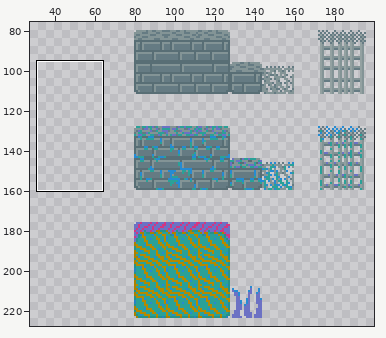
Two versions of one pixel-art file, Visitant/Assets/tileset/tilesetpv.aseprite. Above: a wide view before the commit, with the close-up outlined.
Close-up. Before the edit:
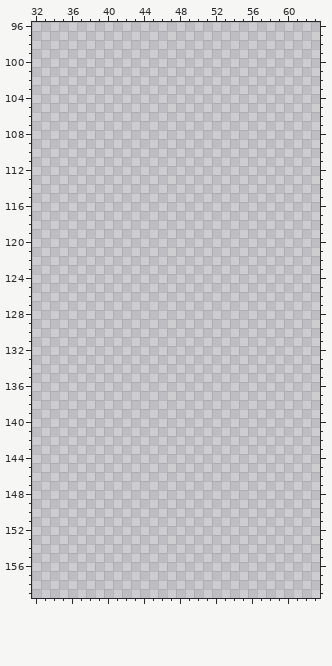
240x240 pixels, 1 frame. Shown: x 32..63, y 96..159. The wide view leaves out empty margins.
After the commit:
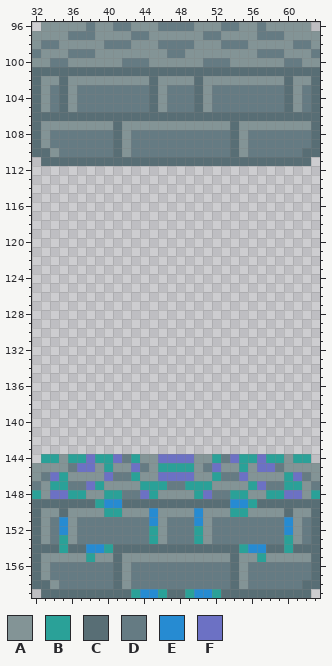
Palette (. is transparent): A #839496  B #2aa198  C #586e75  D #657b83  E #268bd2  F #6c71c4
From the commit log: tile set update
The exact change:
@@ x 32..63 @@
- 96 ................................
- 97 ................................
- 98 ................................
- 99 ................................
-100 ................................
-101 ................................
-102 ................................
-103 ................................
-104 ................................
-105 ................................
-106 ................................
-107 ................................
-108 ................................
-109 ................................
-110 ................................
-111 ................................
+ 96 .AAAAADAADDAAADDDDAAADDAADAAAAA.
+ 97 AAAADDDAAAADDAAAAAADDAAAADDDAAAA
+ 98 ADDAAAAADDDAAADDDDAAADDDAAAAADDA
+ 99 DAAADDDAAAAAAAADDAAAAAAAADDDAAAD
+100 AADDAAAAAADDDAAAAAADDDAAAAAADDAA
+101 CCCCCCCCCCCCCCCCCCCCCCCCCCCCCCCC
+102 CAACAAAAAAAAACAAAACAAAAAAAAACAAC
+103 CADCADDDDDDDDCADDDCADDDDDDDDCADC
+104 CADCADDDDDDDDCADDDCADDDDDDDDCADC
+105 CADCADDDDDDDDCADDDCADDDDDDDDCADC
+106 CCCCCCCCCCCCCCCCCCCCCCCCCCCCCCCC
+107 CAAAAAAAACAAAAAAAAAAAACAAAAAAAAC
+108 CADDDDDDDCADDDDDDDDDDDCADDDDDDDC
+109 CADDDDDDDCADDDDDDDDDDDCADDDDDDDC
+110 CCADDDDDDCADDDDDDDDDDDCADDDDDDCC
+111 .CCCCCCCCCCCCCCCCCCCCCCCCCCCCCC.
 112 ................................
@@ x 32..63 @@
 143 ................................
-144 ................................
-145 ................................
-146 ................................
-147 ................................
-148 ................................
-149 ................................
-150 ................................
-151 ................................
-152 ................................
-153 ................................
-154 ................................
-155 ................................
-156 ................................
-157 ................................
-158 ................................
-159 ................................
+144 .BBABBFBBFDBAAFFFFAABDFBBFBBABB.
+145 AAAADFFABAAFDABBBBADFAABAFFDAAAA
+146 ADFBAAAAFDDBAAFFFFAABDDFAAAABFDA
+147 DABBDDFBAAAABBBDDBBBAAAABFDDBBAD
+148 BAFFBBAABBDDFBAAAABFDDBBAABBFFAB
+149 CCCCCCCBEECCCCCCCCCCCCEEBCCCCCCC
+150 CAACAAAABBAAAEAAAAEAAABBAAAACAAC
+151 CADEADDDDDDDDEADDDEADDDDDDDDEADC
+152 CADEADDDDDDDDBADDDBADDDDDDDDEADC
+153 CADBADDDDDDDDBADDDBADDDDDDDDBADC
+154 CCCBCCEEBCCCCCCCCCCCCCCBEECCBCCC
+155 CAAAAABAACAAAAAAAAAAAACAABAAAAAC
+156 CADDDDDDDCADDDDDDDDDDDCADDDDDDDC
+157 CADDDDDDDCADDDDDDDDDDDCADDDDDDDC
+158 CCADDDDDDCADDDDDDDDDDDCADDDDDDCC
+159 .CCCCCCCCCCBEEBCCBEEBCCCCCCCCCC.
Changed places in both close-ups, as pixel boxes (x1, y1, x2, y2):
added: (32, 22, 320, 166)
added: (32, 454, 320, 598)
